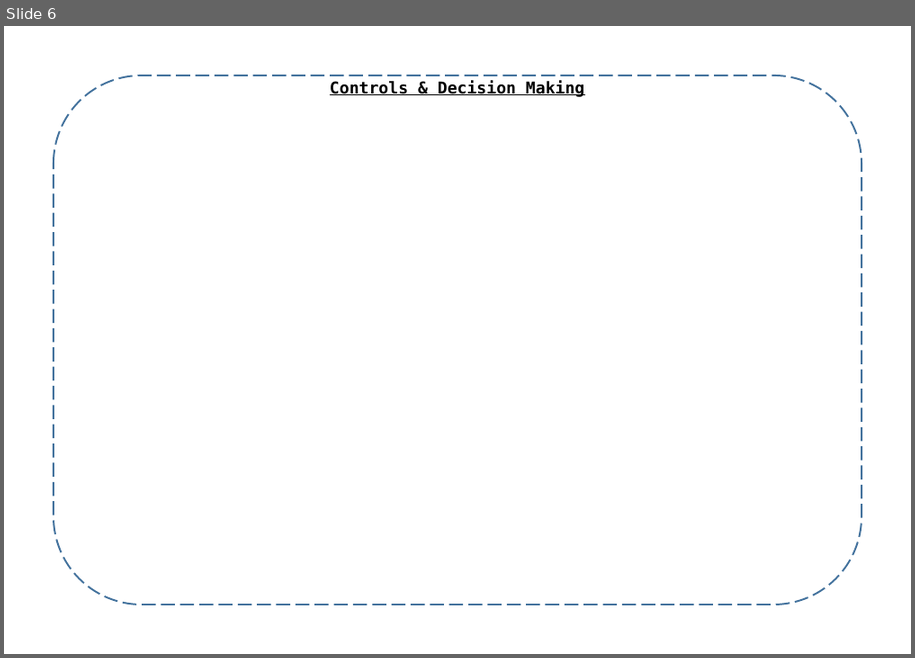
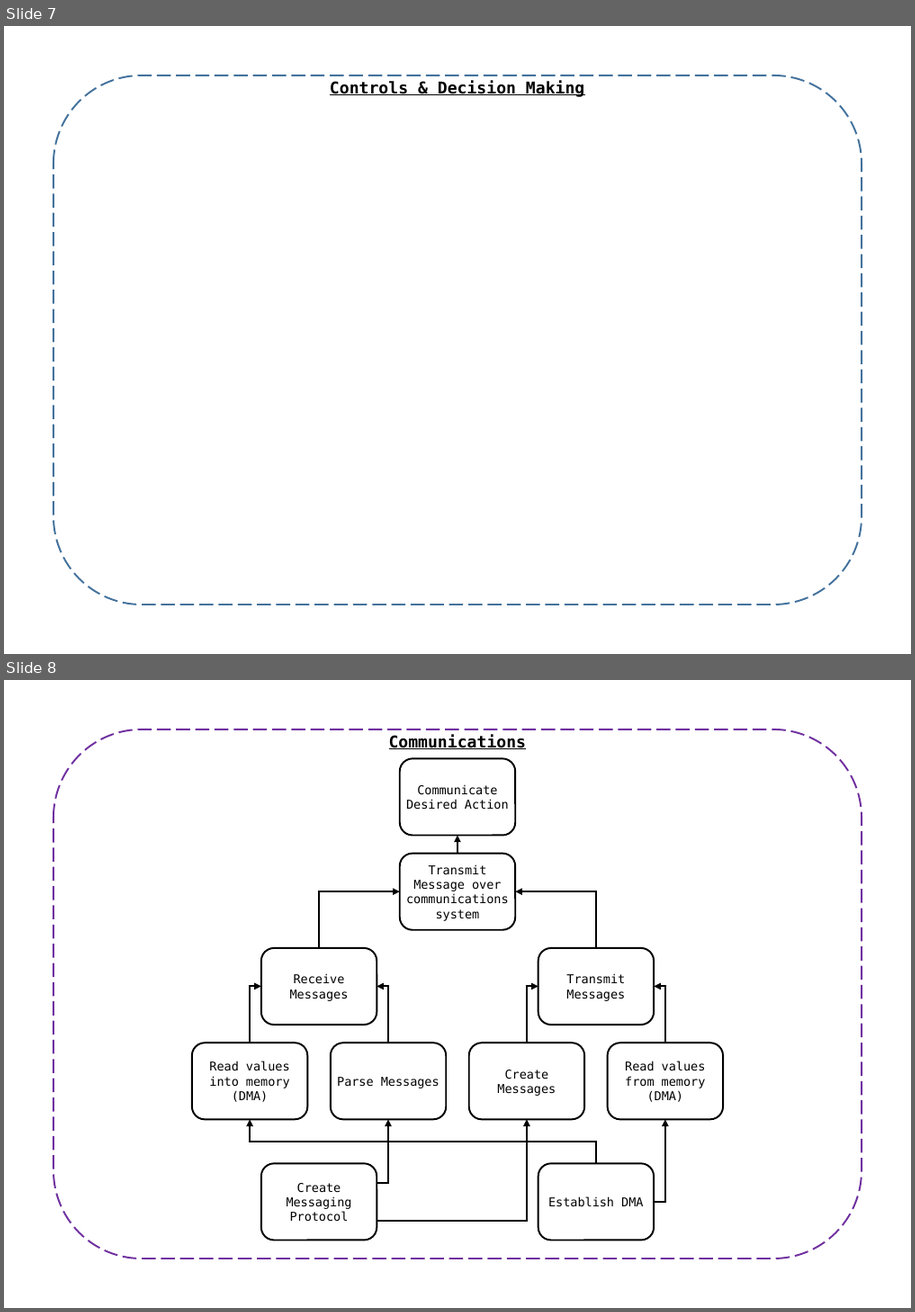
Before and after one commit to samuelwilliams413/METR4901, a slide deck: Documentation/FuncDecomp.pptx. Shown one above the other, each under a label of ours: slide 6 before the commit, slides 7 and 8 after it. The pictures are 915x658 and 915x1312 pixels, drawn with LibreOffice and Linux fonts; fonts in the diff are those of the drawing. Boxes give left, top, right and bottom in pixels: in the first picture for what was removed or moved away, otherwise in the second. Text is boxed around its words. In the diff, an @@ line names an element or a change of style, - is before the commit and + after.

```diff
--- a/Documentation/FuncDecomp.pptx
+++ b/Documentation/FuncDecomp.pptx
@@ slide 8 added at box(4, 680, 911, 1308), background #FFFFFF @@
@@ rounded rectangle added at box(54, 730, 862, 1259), outline #7030A0 1.5 pt dashed @@
@@ rounded rectangle added at box(332, 730, 584, 754), 14 pt, text #000000, bold, underline @@
+Communications
@@ rounded rectangle added at box(400, 758, 516, 835), fill #FFFFFF, outline #000000 1.5 pt, 10.5 pt, text #000000 @@
+Communicate Desired Action
@@ arrow added from (458, 854) to (458, 835), #000000 1.5 pt @@
@@ rounded rectangle added at box(400, 854, 516, 929), fill #FFFFFF, outline #000000 1.5 pt, 10.5 pt, text #000000 @@
+Transmit Message over communications system
@@ elbow arrow added from (319, 948) to (400, 892), #000000 1.5 pt @@
@@ elbow arrow added from (596, 948) to (516, 892), #000000 1.5 pt @@
@@ rounded rectangle added at box(261, 948, 377, 1025), fill #FFFFFF, outline #000000 1.5 pt, 10.5 pt, text #000000 @@
+Receive Messages
@@ rounded rectangle added at box(539, 948, 654, 1025), fill #FFFFFF, outline #000000 1.5 pt, 10.5 pt, text #000000 @@
+Transmit Messages
@@ elbow arrow added from (251, 1043) to (261, 987), #000000 1.5 pt @@
@@ elbow arrow added from (388, 1043) to (377, 987), #000000 1.5 pt @@
@@ elbow arrow added from (527, 1043) to (539, 987), #000000 1.5 pt @@
@@ elbow arrow added from (666, 1043) to (654, 987), #000000 1.5 pt @@
@@ group added at box(191, 1043, 724, 1119): 4 rounded rectangles @@
+Parse Messages
+Read values into memory (DMA)
+Read values from memory (DMA)
+Create Messages
@@ elbow arrow added from (596, 1163) to (251, 1120), #000000 1.5 pt @@
@@ elbow arrow added from (377, 1182) to (388, 1120), #000000 1.5 pt @@
@@ elbow arrow added from (377, 1221) to (527, 1120), #000000 1.5 pt @@
@@ elbow arrow added from (654, 1202) to (666, 1120), #000000 1.5 pt @@
@@ rounded rectangle added at box(261, 1163, 377, 1240), fill #FFFFFF, outline #000000 1.5 pt, 10.5 pt, text #000000 @@
+Create Messaging Protocol
@@ rounded rectangle added at box(539, 1163, 654, 1240), fill #FFFFFF, outline #000000 1.5 pt, 10.5 pt, text #000000 @@
+Establish DMA
@@ what was slide 6 is now slide 7 @@
```
Also in this commit, not shown: 1 slide changed, 4 other slides added, 2 slides removed, 4 other files.
